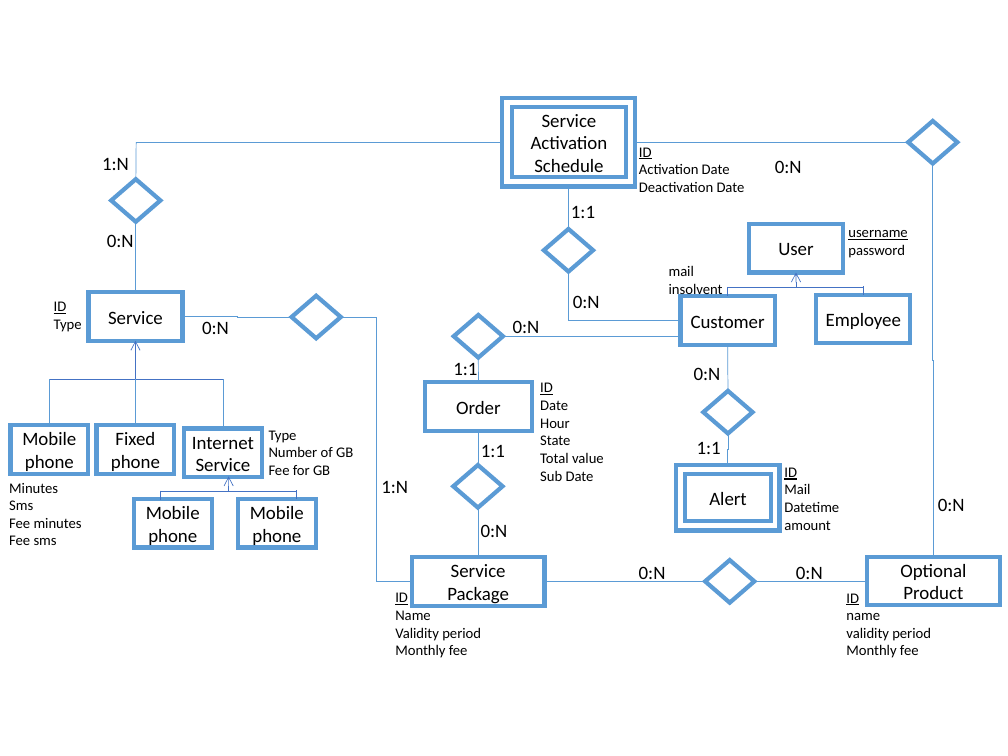
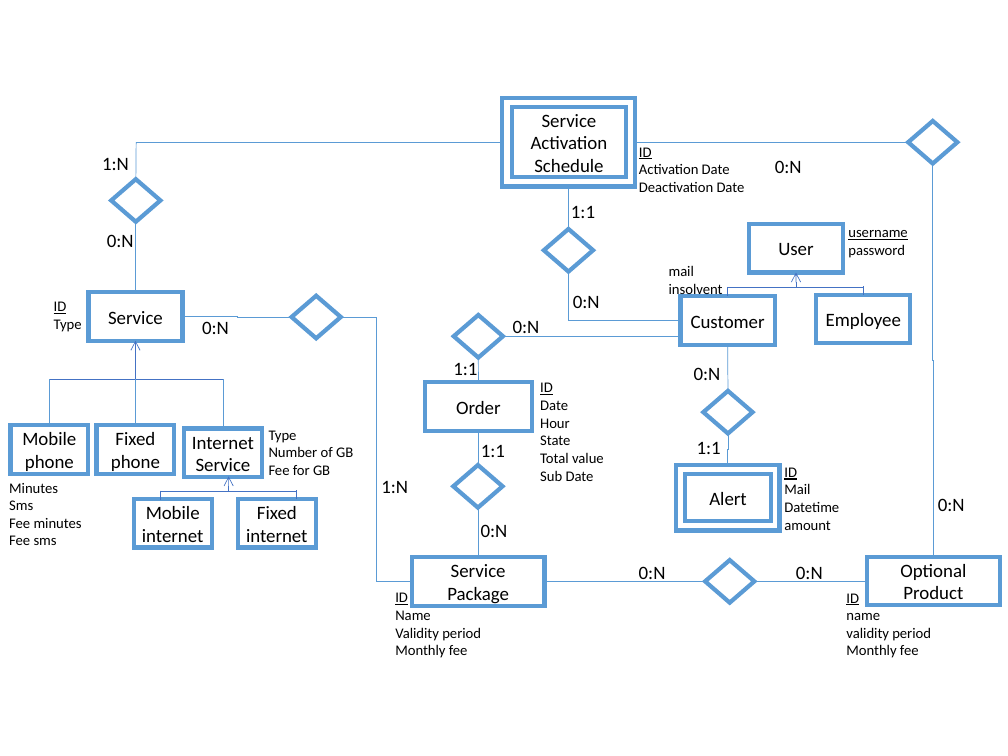
Before and after one commit to andrearestelli/db2-project, a slide deck: slide 7 of docs/documentation.pptx. Drawn at 1008x756 pixels with LibreOffice and Linux fonts; fonts in the diff are those of the drawing. Boxes give left, top, right and bottom in pixels: in the first picture for what was removed or moved away, otherwise in the second. Text is boxed around its words. In the diff, an @@ line names an element or a change of style, - is before the commit and + after.

```diff
--- a/docs/documentation.pptx
+++ b/docs/documentation.pptx
@@ text in rectangle at bbox=[142, 506, 203, 547]: text changed @@
-Mobile
-phone
+Mobile internet
@@ text in rectangle at bbox=[246, 506, 307, 547]: text changed @@
-Mobile
-phone
+Fixed internet
```
Also in this commit, not shown: 2 other slides changed, 1 slide added.
